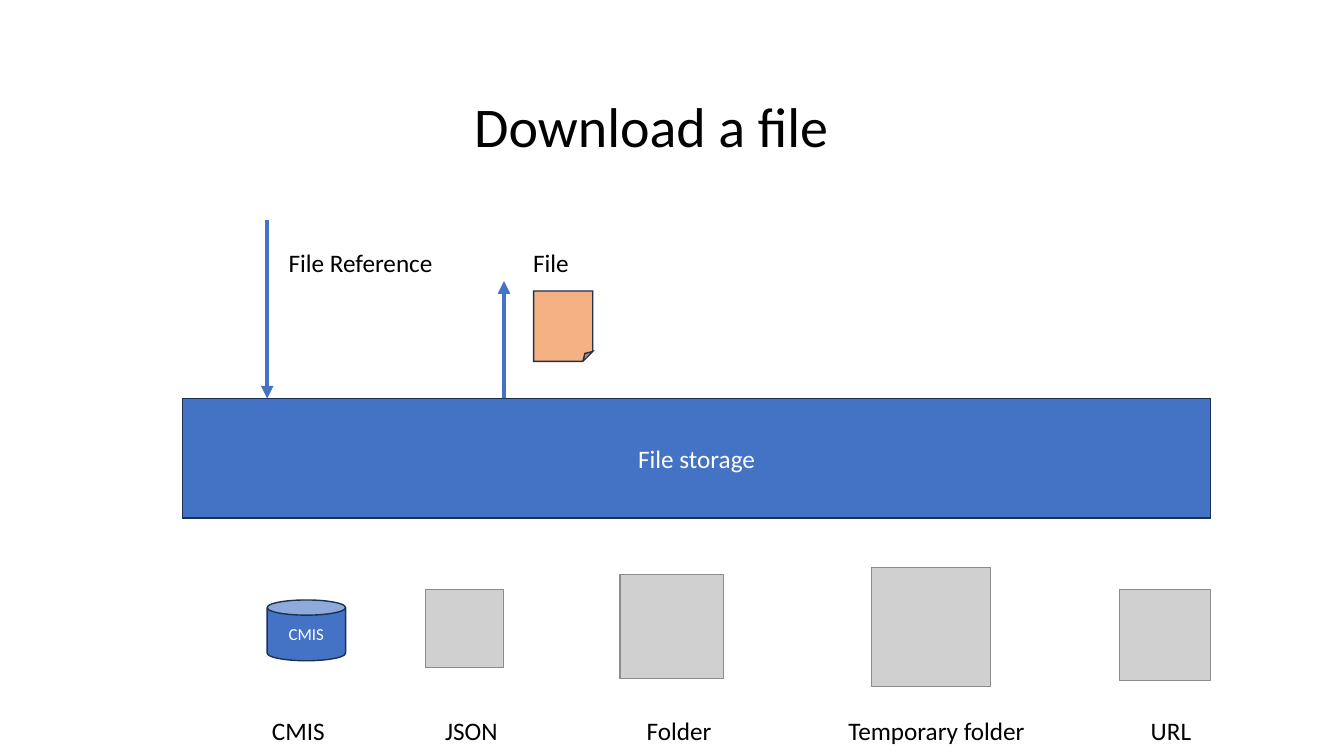
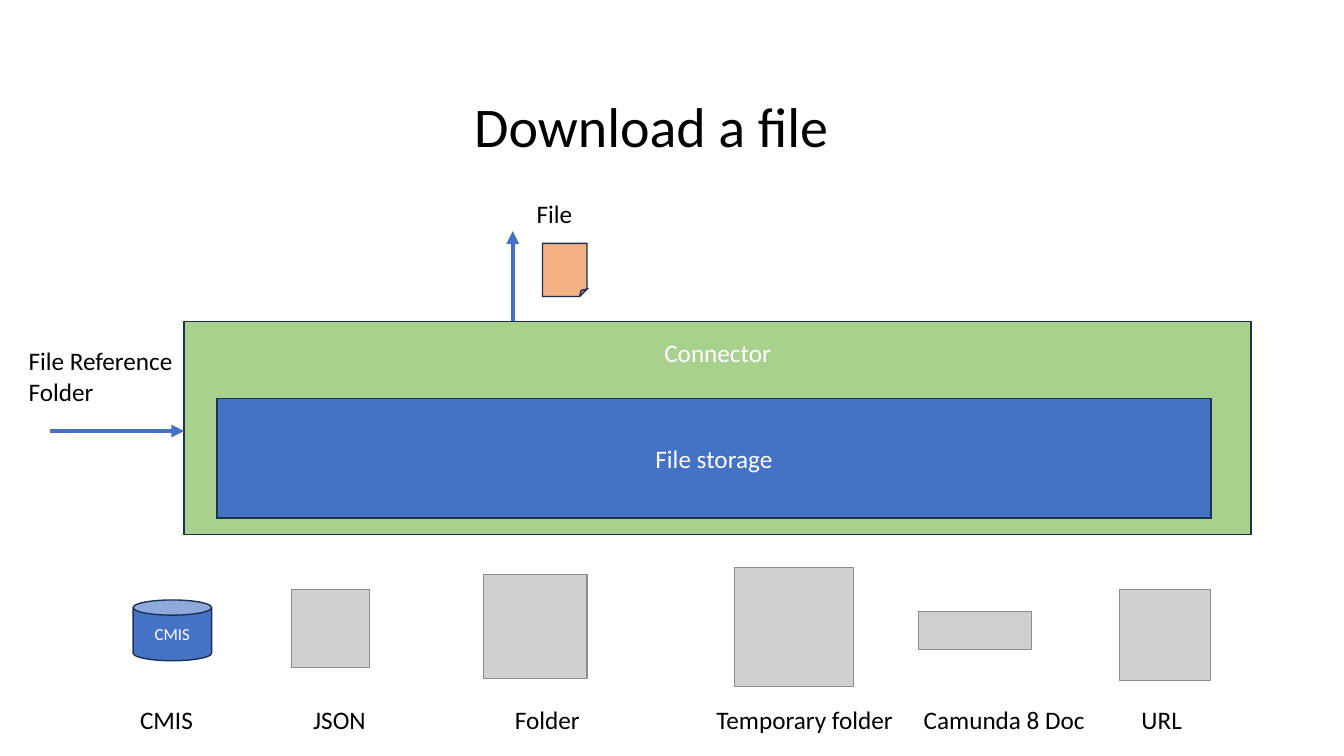
Before and after one commit to camunda-community-hub/camunda-8-connector-filestorage, a slide deck: slide 2 of doc/images.pptx. Drawn at 1344x756 pixels with LibreOffice and Linux fonts; fonts in the diff are those of the drawing; grey boxes stand for pictures. Boxes give left, top, right and bottom in pixels: in the first picture for what was removed or moved away, otherwise in the second. Text is boxed around its words. In the diff, an @@ line names an element or a change of style, - is before the commit and + after.

```diff
--- a/doc/images.pptx
+++ b/doc/images.pptx
@@ text "File": place and size @@
-text "File" at (533, 254, 569, 272)
+text "File" at (537, 205, 573, 223)
@@ arrow moved from (504, 398) - (504, 281) to (513, 322) - (513, 231) @@
@@ folded corner: place and size @@
-folded corner at (533, 291, 593, 362)
+folded corner at (542, 243, 587, 296)
@@ rectangle added at (185, 322, 1252, 535), fill #A9D18E, outline #1E3256 1 pt, 18 pt, text #FFFFFF @@
+Connector
@@ text "File Reference": place and size @@
-text "File Reference" at (289, 254, 432, 272)
+text "File Reference" at (29, 352, 172, 401)
@@ text at (29, 383, 94, 401): paragraph added @@
+Folder
@@ rectangle "File storage": place and size @@
-rectangle "File storage" at (182, 398, 1211, 518)
+rectangle "File storage" at (217, 398, 1211, 518)
@@ arrow moved from (267, 220) - (267, 398) to (50, 432) - (185, 432) @@
@@ 3 pictures, 1 cylinder: place and size @@
-3 pictures, 1 cylinder at (267, 568, 991, 688)
+3 pictures, 1 cylinder at (133, 568, 854, 688)
@@ picture added at (920, 612, 1031, 649) @@
@@ text at (140, 711, 1181, 733): text changed @@
-CMIS JSON Folder Temporary folder URL
+CMIS JSON Folder Temporary folder Camunda 8 Doc URL
```
Also in this commit, not shown: 2 other slides changed, 1 slide added, 27 other files.
